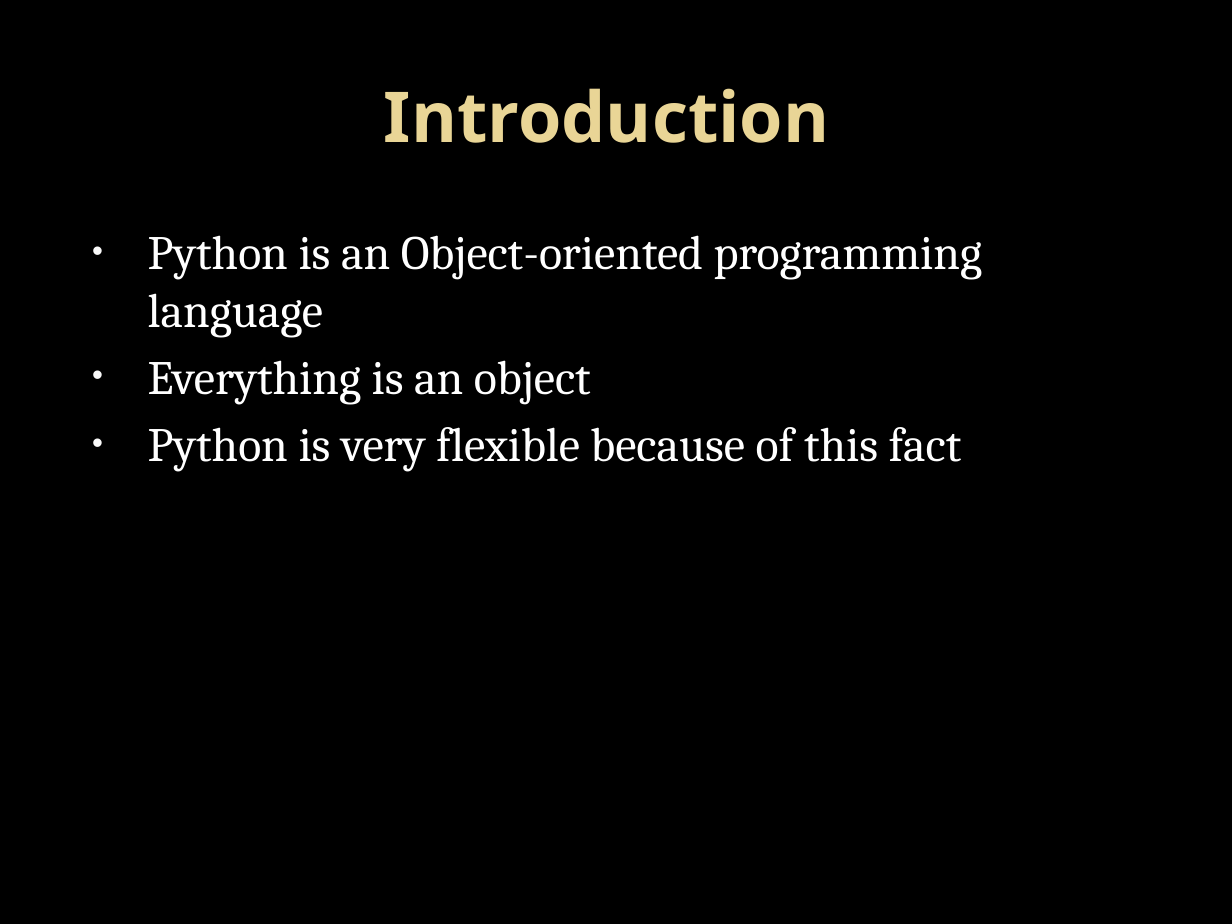
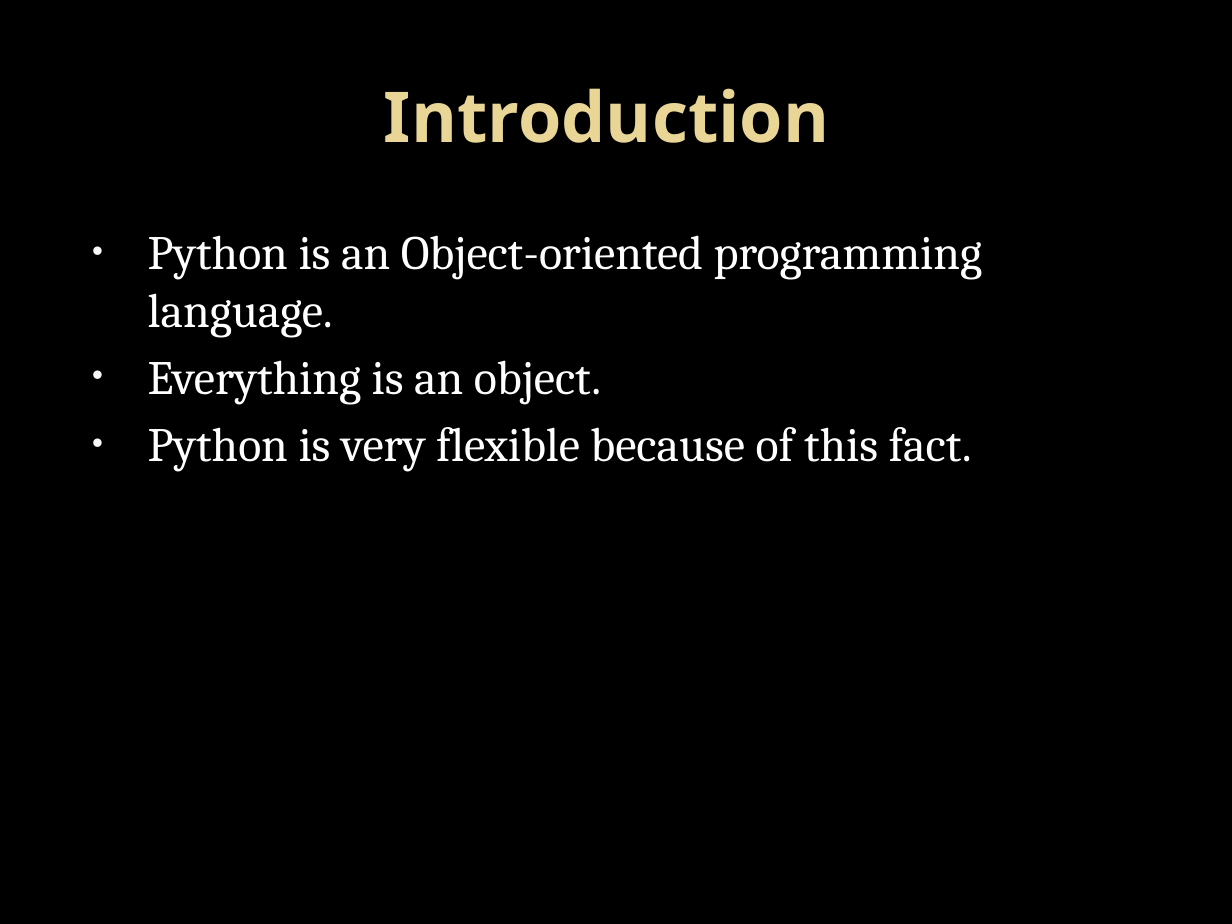
Before and after one commit to LukeKaim/python_training, a slide deck: slide 3 of introduction to python_1.pptx. Drawn at 1232x924 pixels with LibreOffice and Linux fonts; fonts in the diff are those of the drawing; background and template pictures are left out. Boxes give left, top, right and bottom in pixels: in the first picture for what was removed or moved away, otherwise in the second. Text is boxed around its words. In the diff, an @@ line names an element or a change of style, - is before the commit and + after.

```diff
--- a/introduction to python_1.pptx
+++ b/introduction to python_1.pptx
@@ text at (148, 235, 983, 471): text changed @@
-• Python is an Object-oriented programming language
-• Everything is an object
-• Python is very flexible because of this fact
+• Python is an Object-oriented programming language.
+• Everything is an object.
+• Python is very flexible because of this fact.
```
Also in this commit, not shown: 16 other slides changed, 5 slides added, 17 other files.
